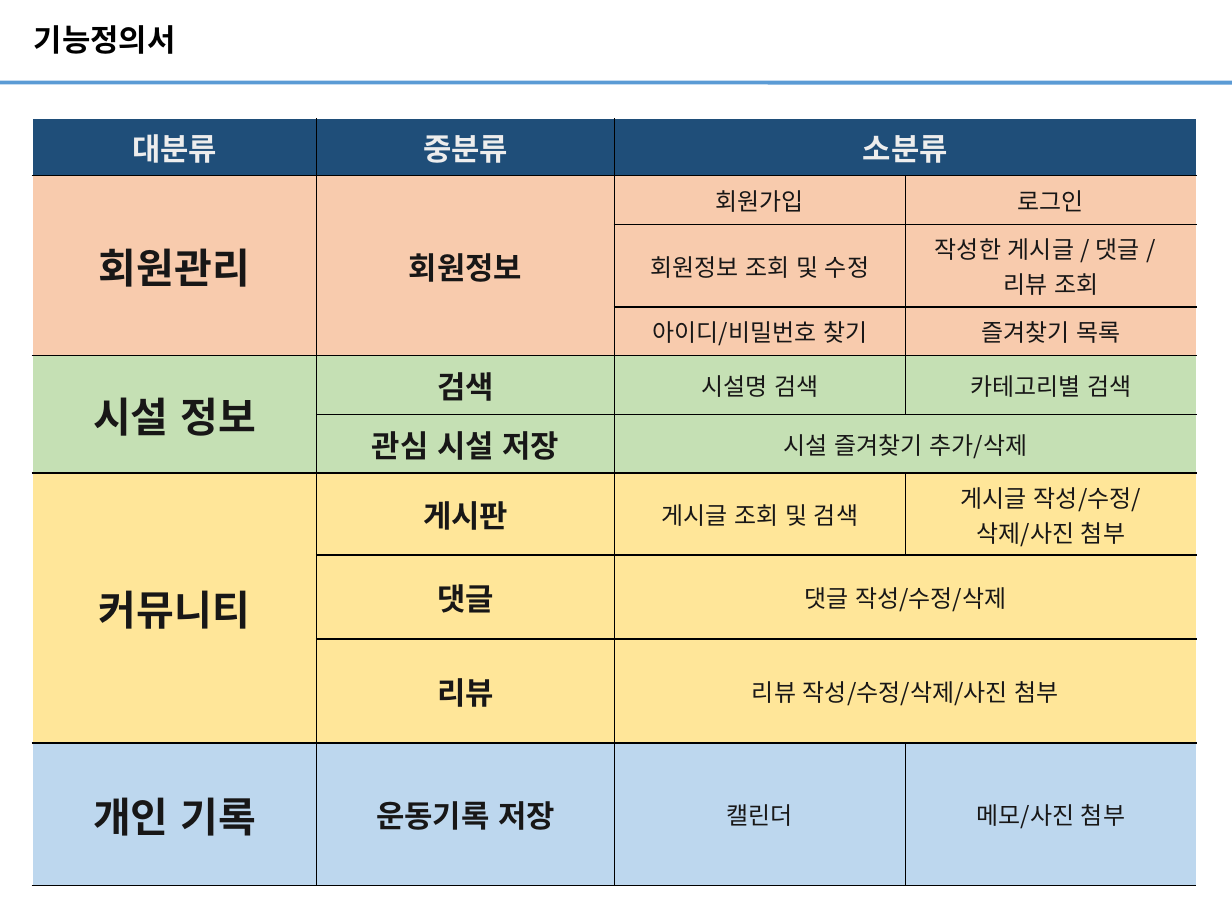
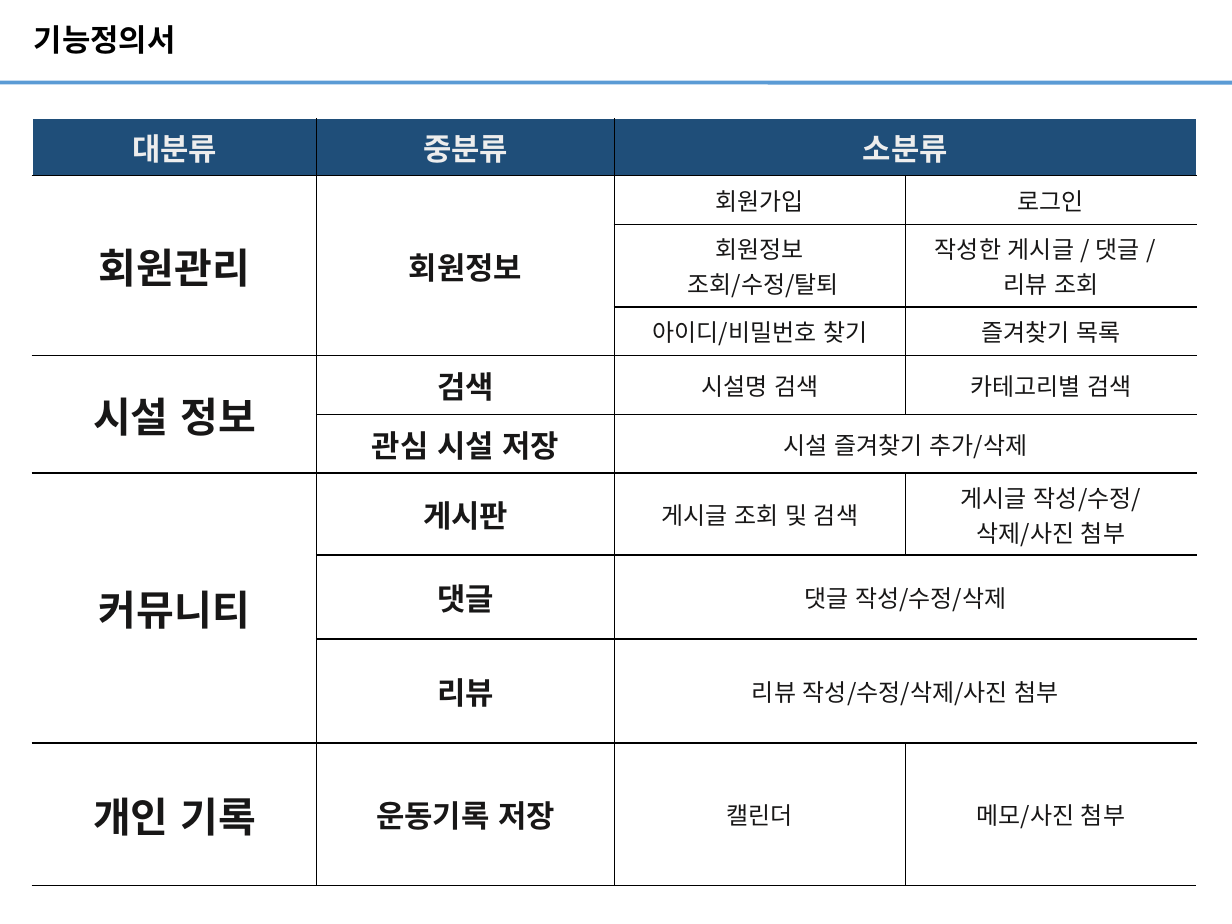
Before and after one commit to bakzh/bakzh.github.io, a slide deck: slide 1 of ouputs/수료프로젝트 발표_1팀.pptx. Drawn at 1232x924 pixels with LibreOffice and Linux fonts; fonts in the diff are those of the drawing. Boxes give left, top, right and bottom in pixels: in the first picture for what was removed or moved away, otherwise in the second. Text is boxed around its words. In the diff, an @@ line names an element or a change of style, - is before the commit and + after.

Commit message:
ppt 수정

```diff
--- a/ouputs/수료프로젝트 발표_1팀.pptx
+++ b/ouputs/수료프로젝트 발표_1팀.pptx
@@ table at [32,118,1196,861] @@
-row 3, column 3: 회원정보 조회 및 수정
+row 3, column 3: 회원정보 / 조회/수정/탈퇴
@@ fill #F8CBAD to #FFFFFF in 8 cells @@
@@ fill #C5E0B4 to #FFFFFF in 6 cells @@
@@ fill #FFE699 to #FFFFFF in 8 cells @@
@@ fill #BDD7EE to #FFFFFF in row 10 @@
```
